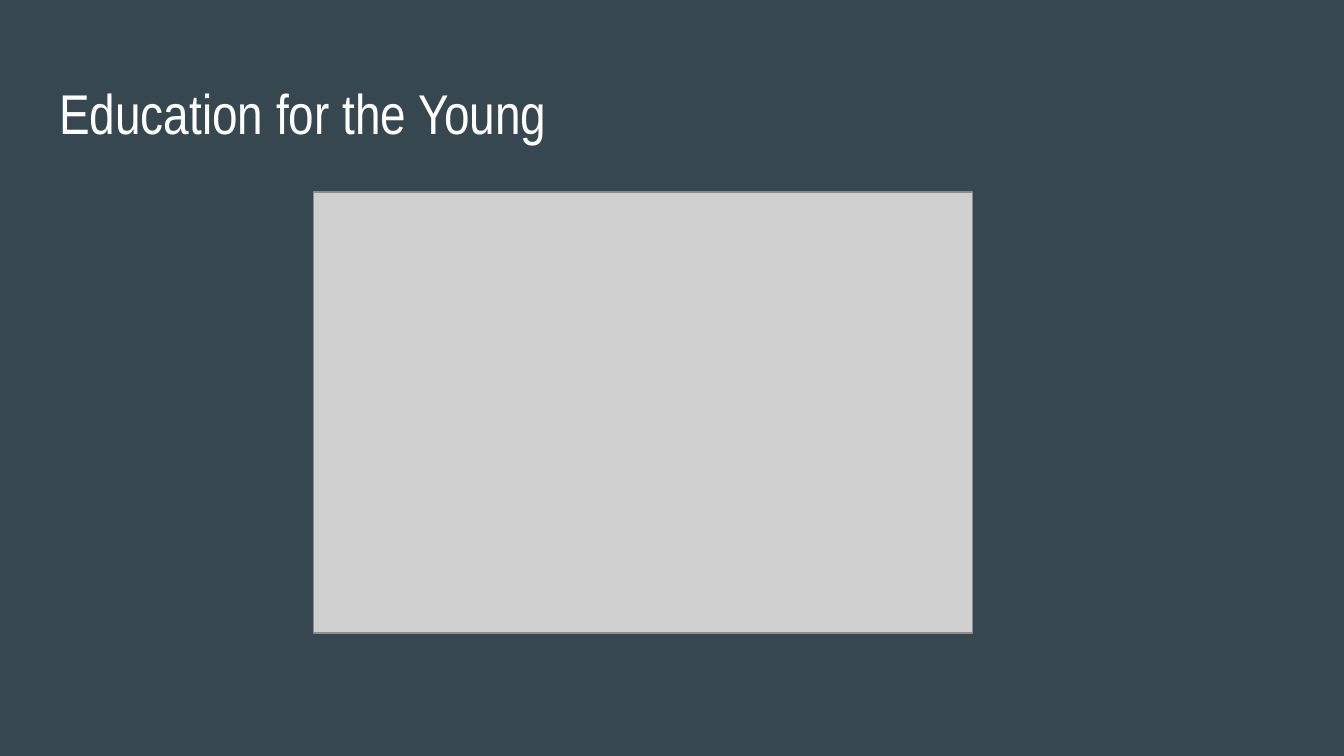
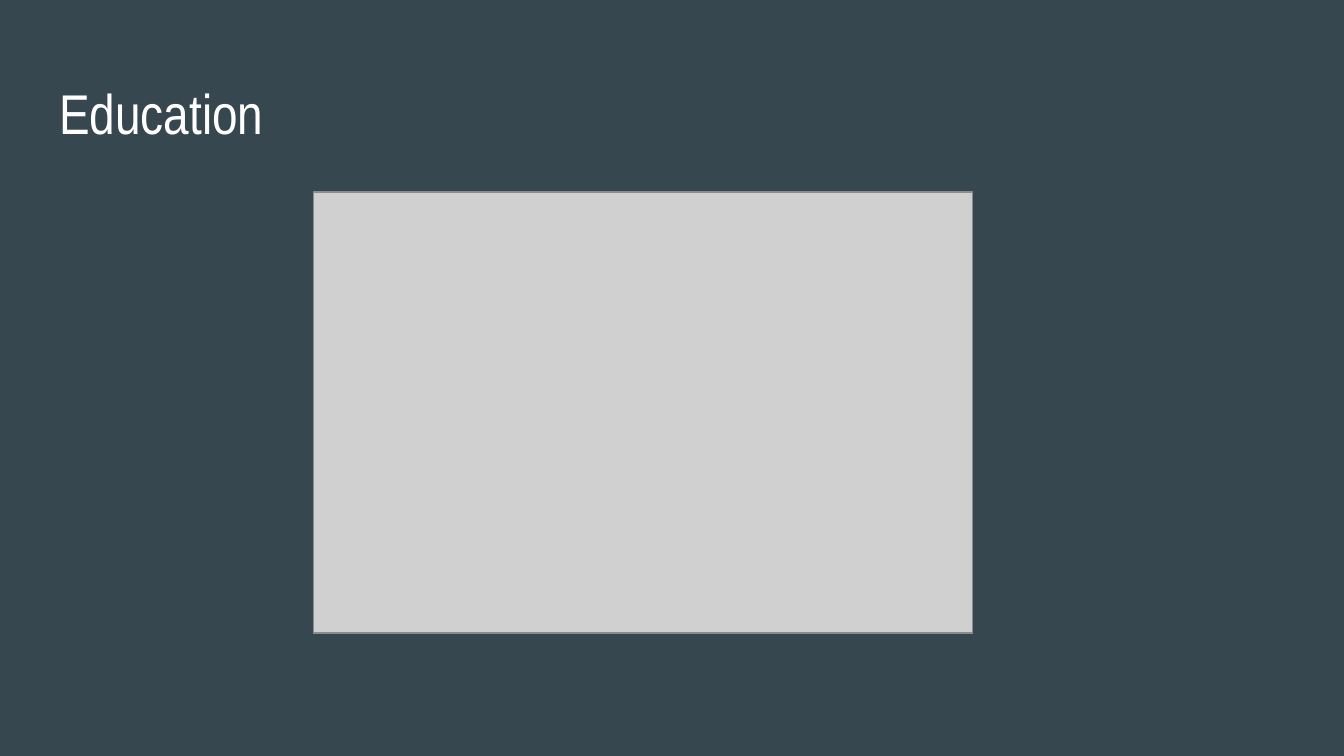
Before and after one commit to gw-sd-2016/PeerPerspective, a slide deck: slide 2 of Peer Perspective #4.pptx. Drawn at 1344x756 pixels with LibreOffice and Linux fonts; fonts in the diff are those of the drawing; grey boxes stand for pictures. Boxes give left, top, right and bottom in pixels: in the first picture for what was removed or moved away, otherwise in the second. Text is boxed around its words. In the diff, an @@ line names an element or a change of style, - is before the commit and + after.

```diff
--- a/Peer Perspective #4.pptx
+++ b/Peer Perspective #4.pptx
@@ title at (59,93,263,135): text changed @@
-Education for the Young
+Education
```
Also in this commit, not shown: 2 other slides changed, 1 slide added, 1 slide removed, 1 other file.
